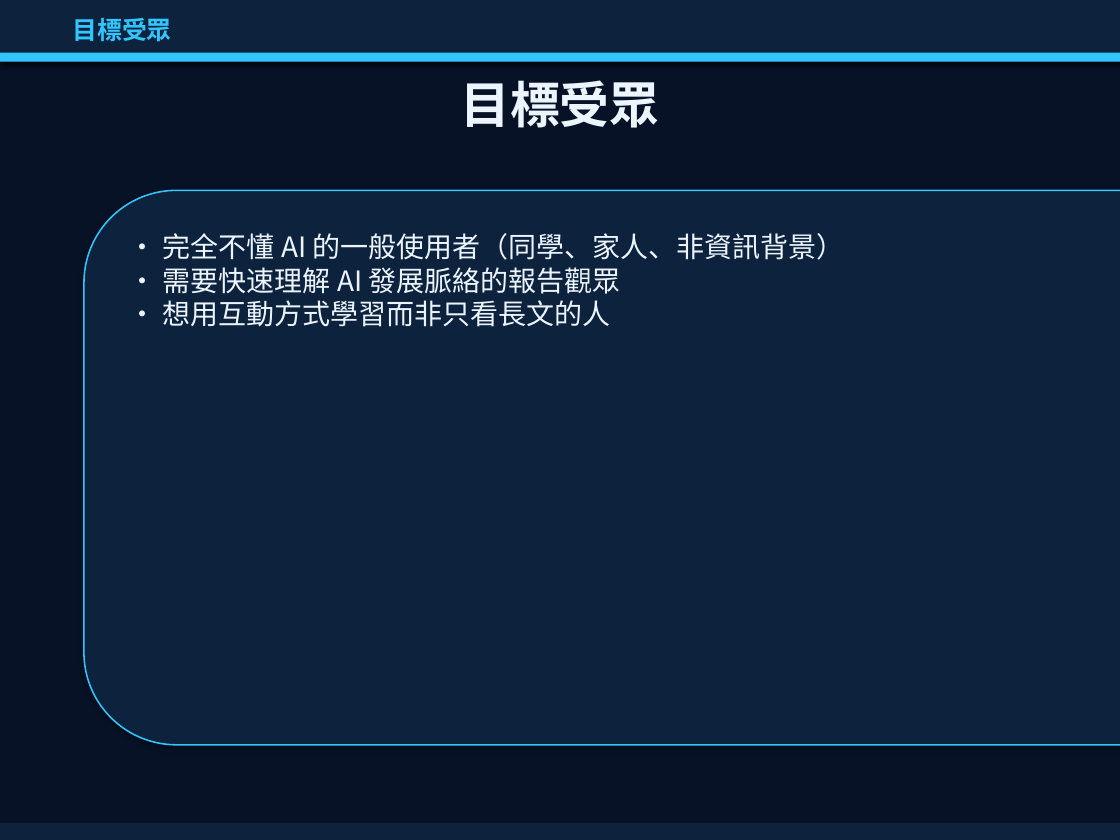
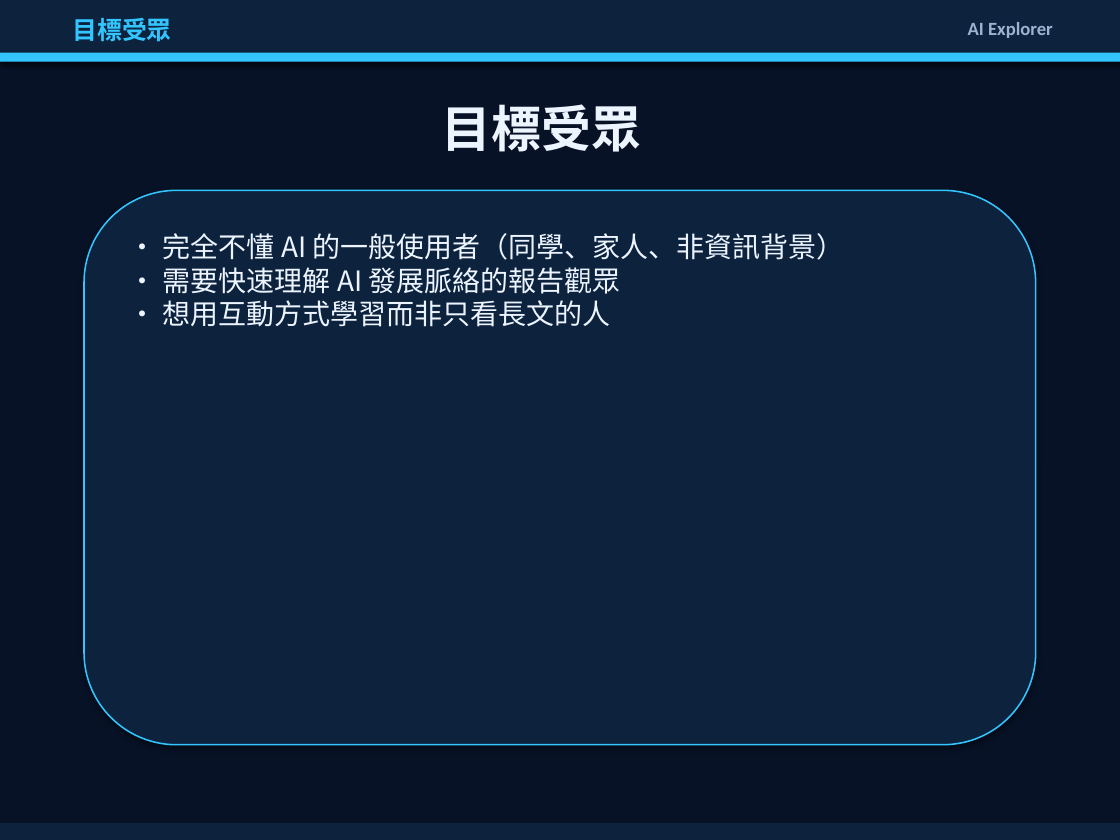
Before and after one commit to Rwei0921/aiclass, a slide deck: slide 5 of ppt/midterm_report.pptx. Drawn at 1120x840 pixels with LibreOffice and Linux fonts; fonts in the diff are those of the drawing. Boxes give left, top, right and bottom in pixels: in the first picture for what was removed or moved away, otherwise in the second. Text is boxed around its words. In the diff, an @@ line names an element or a change of style, - is before the commit and + after.

```diff
--- a/ppt/midterm_report.pptx
+++ b/ppt/midterm_report.pptx
@@ text added at [968, 22, 1053, 38], 12 pt, text #9DB3CF, bold @@
+AI Explorer
@@ title "目標受眾": place and size @@
-title "目標受眾" at [460, 80, 659, 128]
+title "目標受眾" at [442, 104, 641, 152]
@@ rounded rectangle: place and size @@
-rounded rectangle at [84, 190, 1120, 745]
+rounded rectangle at [84, 190, 1036, 745]
```
Also in this commit, not shown: 13 other slides changed, 2 slides removed, 1 other file.
